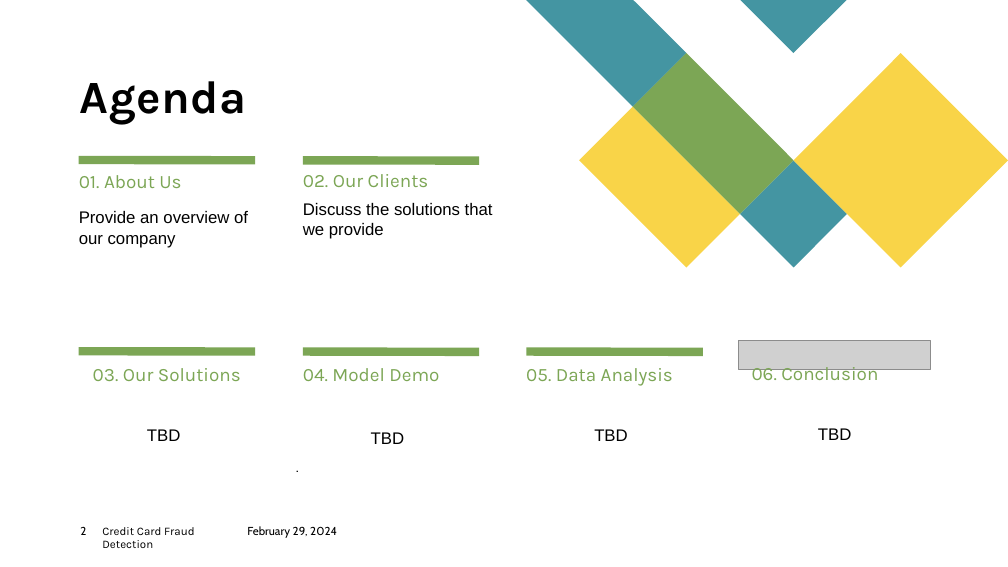
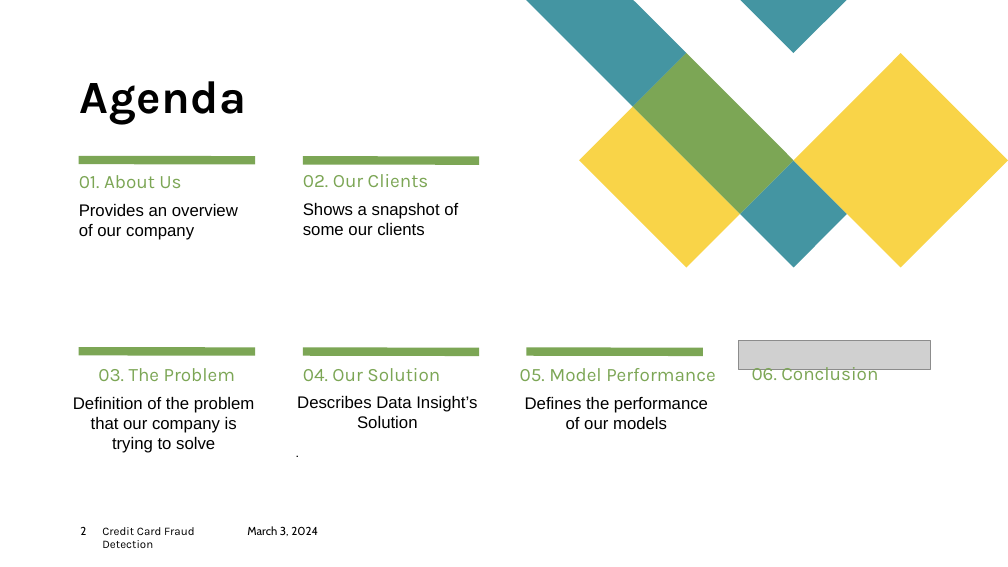
Before and after one commit to dmusili/creditcardfrauddetection, a slide deck: slide 2 of Credit Card Fraud Detection.pptx. Drawn at 1008x567 pixels with LibreOffice and Linux fonts; fonts in the diff are those of the drawing; grey boxes stand for pictures. Boxes give left, top, right and bottom in pixels: in the first picture for what was removed or moved away, otherwise in the second. Text is boxed around its words. In the diff, an @@ line names an element or a change of style, - is before the commit and + after.

```diff
--- a/Credit Card Fraud Detection.pptx
+++ b/Credit Card Fraud Detection.pptx
@@ text at [79,204,238,240]: text changed @@
-Provide an overview of our company
+Provides an overview of our company
@@ text at [303,203,458,235]: text changed @@
-Discuss the solutions that we provide
+Shows a snapshot of some our clients
@@ text at [98,368,235,381]: text changed @@
-03. Our Solutions
+03. The Problem
@@ text at [303,368,440,381]: text changed @@
-04. Model Demo
+04. Our Solution
@@ text at [520,368,715,381]: text changed @@
-05. Data Analysis
+05. Model Performance
@@ text at [73,397,255,453]: text changed @@
-TBD
+Definition of the problem that our company is trying to solve
@@ text "Describes Data Insight’s Solution": place and size @@
-text "Describes Data Insight’s Solution" at [371,432,405,444]
+text "Describes Data Insight’s Solution" at [297,396,477,428]
@@ text at [297,396,477,428]: text changed @@
-TBD
+Describes Data Insight’s Solution
@@ text at [525,397,708,429]: text changed @@
-TBD
+Defines the performance of our models
@@ text removed at [818,428,852,440] @@
-TBD
@@ text at [247,526,318,536]: text changed @@
-February 29, 2024
+March 3, 2024
```
Also in this commit, not shown: 2 other slides changed.
